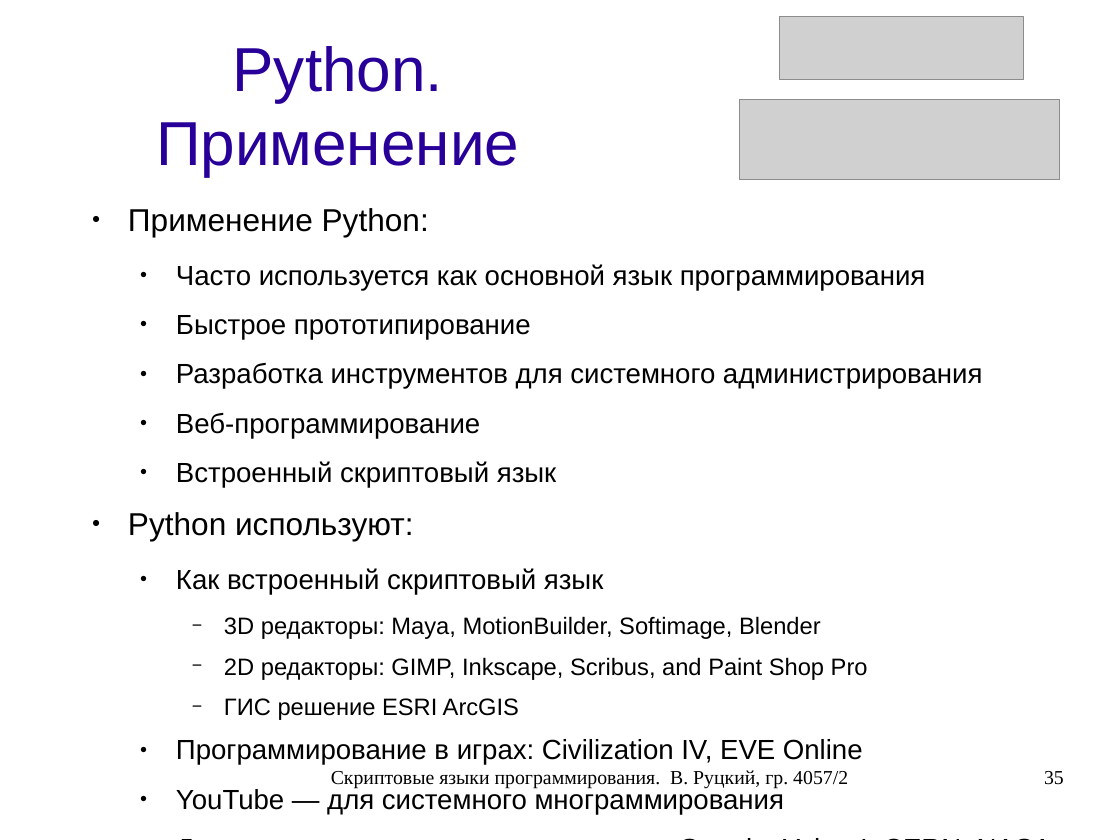
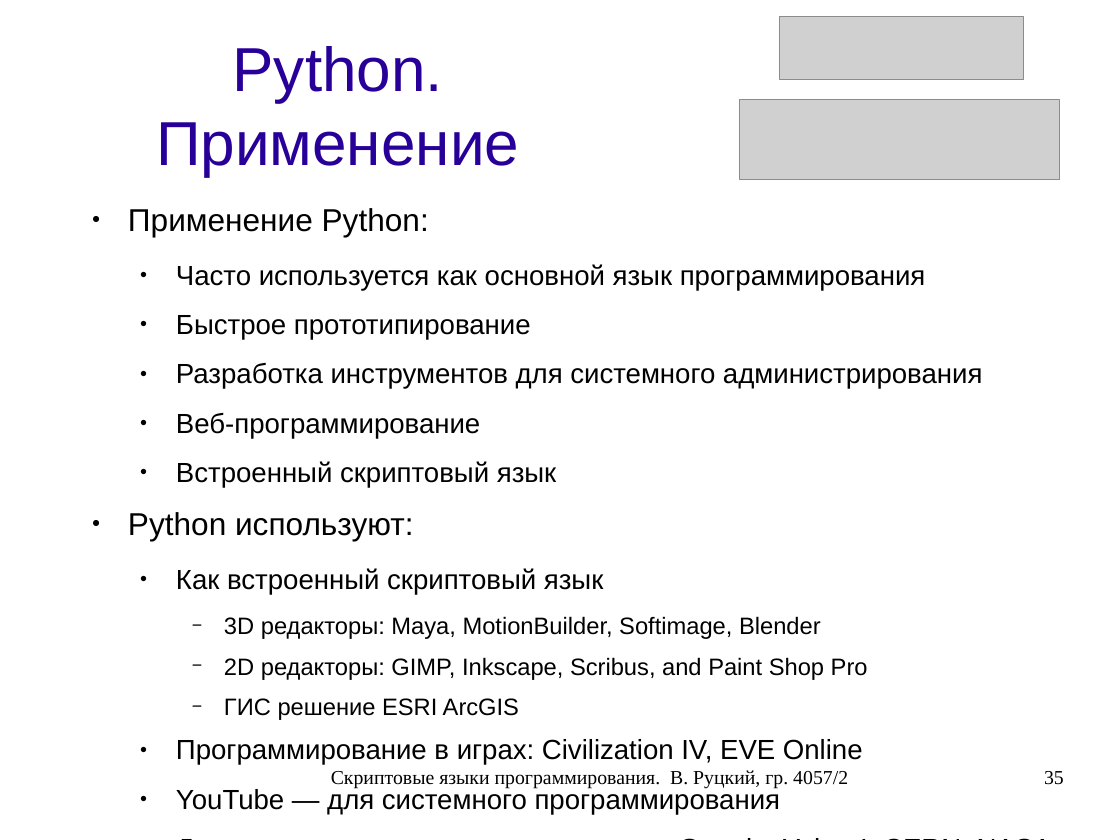
Before and after one commit to rutsky/semester07, a slide deck: slide 35 of Operation_systems/scripting_languages/40572_Rutsky_Scripting_languages.odp. Drawn at 1120x840 pixels with LibreOffice and Linux fonts; fonts in the diff are those of the drawing; grey boxes stand for pictures. Boxes give left, top, right and bottom in pixels: in the first picture for what was removed or moved away, otherwise in the second. Text is boxed around its words. In the diff, an @@ line names an element or a change of style, - is before the commit and + after.

Commit message:
Scripting languages presentation: Fixed typo. Updated different formats versions.

```diff
--- a/Operation_systems/scripting_languages/40572_Rutsky_Scripting_languages.odp
+++ b/Operation_systems/scripting_languages/40572_Rutsky_Scripting_languages.odp
@@ text at (176, 787, 781, 814): text changed @@
-  ● YouTube — для системного многраммирования
+  ● YouTube — для системного программирования
```
Also in this commit, not shown: 1 other file.
